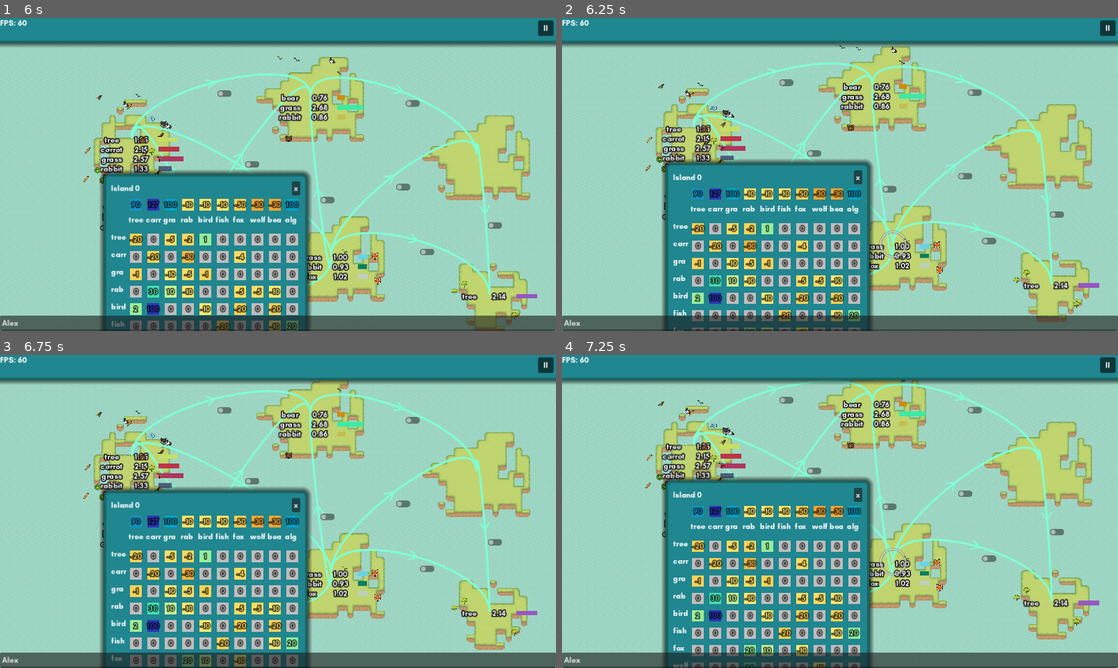
Above: before the commit, frames 1-4 (two rows, left to right).
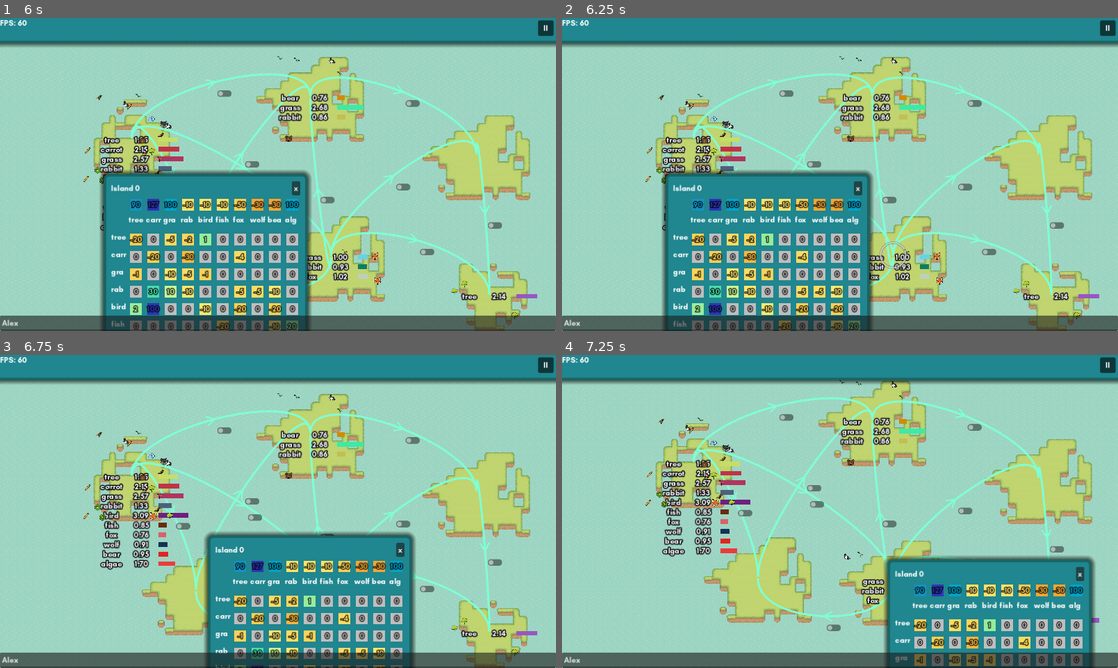
Above: after the commit, the same moments.

Repository: quimnuss/eco
Game: Godot game, scene res://scenes/world5.tscn
Same seed, same stepped clock (60 frames per second), same inputs: the game is played once before the commit and once after it.
Inputs (mouse positions are in pixels of both pictures, inside the frame that each line leads up to):
- Up to frame 1 (6 s): click (278, 324) at 0.52 s; type "Alex" at 0.6 s; click "II" at 1.25 s; click (255, 180) at 2.02 s; tap Enter at 2.75, 5 s; drag from (266, 130) to (133, 136) at 2.77 s; click "x" at 3.5 s; tap Space at 4.25, 5.75 s; drag from (272, 174) to (133, 136) at 4.27 s; hold Right 5.03-5.75 s; tap Tab at 5.1 s; click (133, 136) at 5.17 s; drag from (133, 205) to (333, 255) at 5.77 s
- Up to frame 2 (6.25 s): no input
- Up to frame 3 (6.75 s): drag from (155, 524) to (333, 574) at 6.52 s
- Up to frame 4 (7.25 s): no input

Frame 1 is identical in both runs. In frame 2, 26% of the frame differs, in the area x 15-97%, y 8-100%; in frame 3, 40%; in frame 4, 48%.

Commit message:
chore: simplify migration functions, fix all warnings

Diff:
--- a/actors/glv.gd
+++ b/actors/glv.gd
@@ -96,7 +96,7 @@
             mutual_delta[si][sj] = densities[si] * mutual * densities[sj]
 
     # add everything up
-    var delta_densities : Array[float]
+    var delta_densities : Array[float] = []
     delta_densities.resize(num_species)
     delta_densities.fill(0)
     for si in range(num_species):
--- a/actors/island.gd
+++ b/actors/island.gd
@@ -54,11 +54,7 @@
     lifeform_spawner.set_species_names(glv.species_names)
 
 func change_emigration(from_island : Island, to_island : Island, species_name : String, migration_value : float):
-    if migration_value < 0:
-        # negative emigration means immigration, createspecies if doesnt exist
-        apply_immigration(from_island, to_island, species_name, -migration_value)
-    else:
-        apply_emigration(from_island, to_island, species_name, migration_value)
+    change_migration(to_island, from_island, species_name, -migration_value)
 
 func is_migrating(from_island : Island, to_island: Island, species_name : String) -> bool:
     var species_index : int = self.glv.species_names.find(species_name)
@@ -68,33 +64,26 @@
     return migration_value != 0
 
 func change_immigration(from_island : Island, to_island : Island, species_name : String, migration_value : float):
-    if migration_value < 0:
-        # negative immigration means emigration, check if we can
-        apply_emigration(from_island, to_island, species_name, -migration_value)
-    else:
-        apply_immigration(from_island, to_island, species_name, migration_value)
+    change_migration(from_island, to_island, species_name, migration_value)
 
-func apply_emigration(from_island : Island, to_island : Island, species_name : String, migration_value : float):
-    var species_index : int = glv.species_names.find(species_name)
-    if species_index == -1:
-        push_error('%s emigrating %d <- %d does not exist' % [species_name, from_island.island_id, to_island.island_id])
-        return
-    apply_migration(species_index, from_island, to_island, -migration_value)
-
-func apply_immigration(from_island : Island, to_island : Island, species_name : String, migration_value : float):
+func change_migration(from_island : Island, to_island : Island, species_name : String, migration_value : float):
     if migration_value == 0 and not is_migrating(from_island, to_island, species_name):
         # ignore updates if we're already zero (it's the startup)
         return
-    var species_index : int = glv.species_names.find(species_name)
+    var species_index : int = glv.species_names.find(species_name) # check species exists
     if species_index != -1:
         apply_migration(species_index, from_island, to_island, migration_value)
     else:
-        glv.add_species(species_name)
-        species_changed.emit(glv.species_names)
-        species_index = glv.species_names.find(species_name)
-        glv.densities[species_index] = migration_value
-        apply_migration(species_index, from_island, to_island, migration_value)
-        species_grid._on_glv_species_changed(glv.species_names, glv.mutuality, glv.growth)
+        if migration_value >= 0 and to_island == self:
+            glv.add_species(species_name)
+            species_changed.emit(glv.species_names)
+            species_index = glv.species_names.find(species_name)
+            glv.densities[species_index] = migration_value
+            apply_migration(species_index, from_island, to_island, migration_value)
+            species_grid._on_glv_species_changed(glv.species_names, glv.mutuality, glv.growth)
+        else:
+            push_error('%s emigrating %d <- %d does not exist' % [species_name, from_island.island_id, to_island.island_id])
+            return
 
 func apply_migration(species_index : int, from_island : Island, to_island : Island, migration_value : float):
     var previous_migration : float = migration_matrix.get(Vector3i(from_island.island_id,to_island.island_id, species_index), 0)
--- a/actors/migration_line.gd
+++ b/actors/migration_line.gd
@@ -24,8 +24,6 @@
     self.global_position = (from_island.global_position + to_island.global_position)/2.0
     path_2d.curve = Curve2D.new()
     #path_2d.curve.clear_points()
-    var ease_in : Vector2 = Vector2.ZERO
-    var ease_out : Vector2 = Vector2.ZERO
     if from_island.global_position.x < to_island.global_position.x:
         path_2d.curve.add_point(from_island.global_position - self.global_position, Vector2.ZERO, 100*Vector2.UP)
         path_2d.curve.add_point(to_island.global_position - self.global_position, 100*Vector2.UP, Vector2.ZERO)
@@ -78,12 +76,12 @@
 
 func _on_change_migration_rate(index_i : int, new_value : float):
     var species_name : String = species_names[index_i]
-    if not can_migrate(index_i, species_name, new_value):
+    if not can_migrate(species_name, new_value):
         reset_migration_ui(species_name)
     else:
         change_migration.emit(from_island, to_island, species_name, new_value)
 
-func can_migrate(species_index : int, species_name : String, new_value : float) -> bool:
+func can_migrate(species_name : String, new_value : float) -> bool:
     if new_value > 0: # emigrating
         var from_species_index : int = from_island.glv.species_names.find(species_name)
         if from_species_index == -1:
--- a/project.godot
+++ b/project.godot
@@ -21,6 +21,10 @@
 Util="*res://scripts/util.gd"
 Settings="*res://scripts/settings.gd"
 
+[debug]
+
+gdscript/warnings/integer_division=0
+
 [display]
 
 window/stretch/mode="canvas_items"
--- a/scenes/world.gd
+++ b/scenes/world.gd
@@ -36,5 +36,5 @@
         var fps_counter = load("res://ui/fps_counter.tscn").instantiate()
         get_node('UI').add_child(fps_counter)
 
-func _on_button_toggled(toggled_on):
+func _on_button_toggled(_toggled_on):
     get_tree().call_group('glvs', 'freeze')
--- a/scripts/util.gd
+++ b/scripts/util.gd
@@ -7,10 +7,10 @@
         if array[i] > max_value:
             max_value = array[i]
             index = i
-    var imax : Array
-    imax.push_back(index)
-    imax.push_back(max_value)
-    return imax
+    var imax_array : Array = []
+    imax_array.push_back(index)
+    imax_array.push_back(max_value)
+    return imax_array
 
 func sum(array : Array[float]) -> float:
     var total : float = 0
@@ -19,7 +19,7 @@
     return total
 
 func cumsum(array : Array[float]) -> Array[float]:
-    var cumsum_array : Array[float]
+    var cumsum_array : Array[float] = []
     var total : float = 0
     for el in array:
         total += el
@@ -29,7 +29,7 @@
 func zip(keys : Array, values : Array) -> Dictionary:
     if len(keys) != len(values):
         push_error('zip: Arrays must be of same size')
-    var zipped : Dictionary
+    var zipped : Dictionary = {}
     for i in range(len(keys)):
         zipped[keys[i]] = values[i]
     return zipped
--- a/ui/fps_counter.gd
+++ b/ui/fps_counter.gd
@@ -1,5 +1,5 @@
 extends Label
 
 
-func _process(delta: float) -> void:
+func _process(_delta: float) -> void:
     text = "FPS: %s" % [Engine.get_frames_per_second()]
--- a/ui/species_grid.gd
+++ b/ui/species_grid.gd
@@ -91,7 +91,7 @@
     species_name.set_text(s_name)
     return species_name
 
-func _process(delta):
+func _process(_delta):
     if is_following_mouse:
         self.global_position = get_global_mouse_position()
 
--- a/world/camera.gd
+++ b/world/camera.gd
@@ -5,7 +5,7 @@
 func _process(delta):
     if is_mouse_at_edge:
         if get_global_mouse_position() < Vector2(1400,1000):
-            self.global_position = self.global_position.move_toward(get_global_mouse_position(), 10)
+            self.global_position = self.global_position.move_toward(get_global_mouse_position(), 300*delta)
 
 func _on_area_2d_mouse_entered():
     is_mouse_at_edge = false
